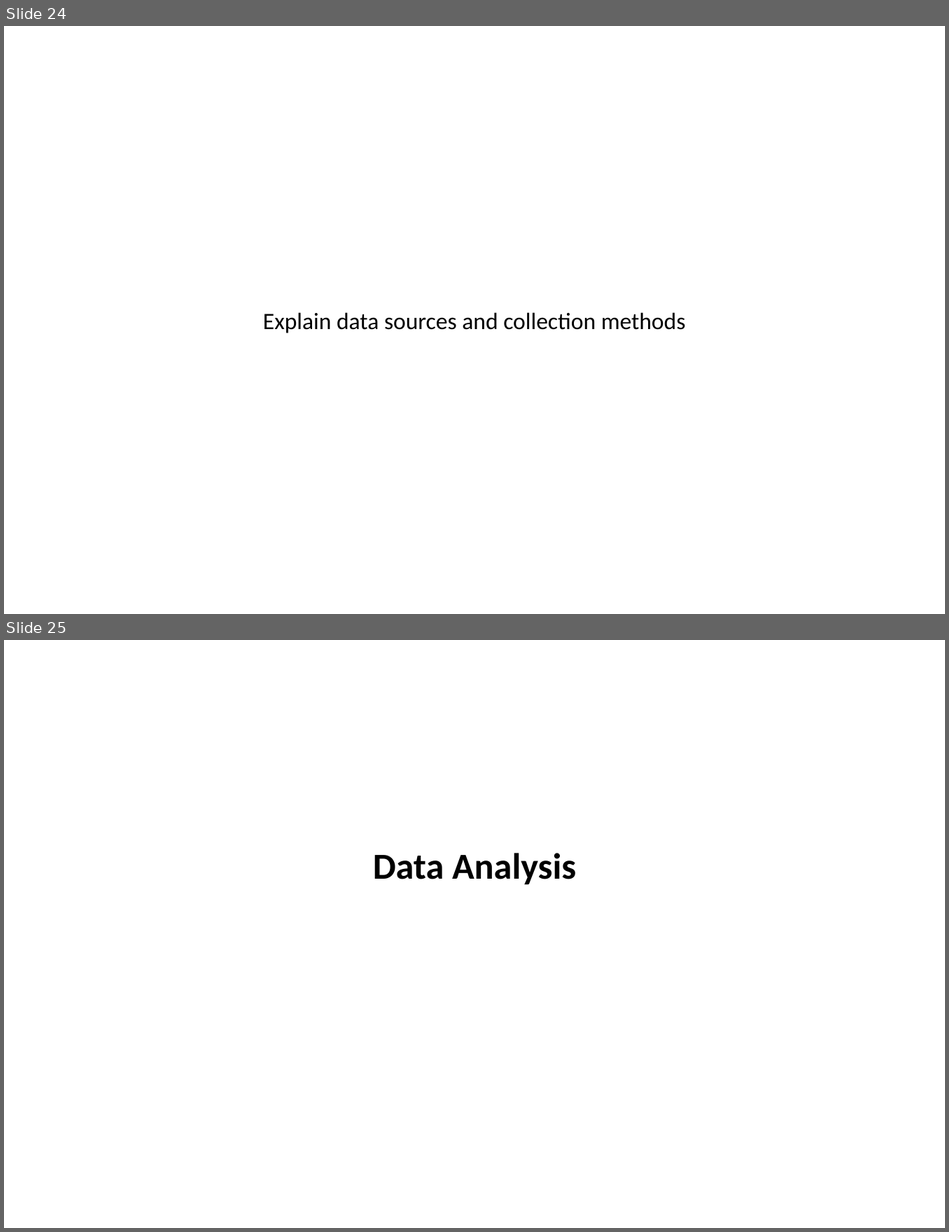
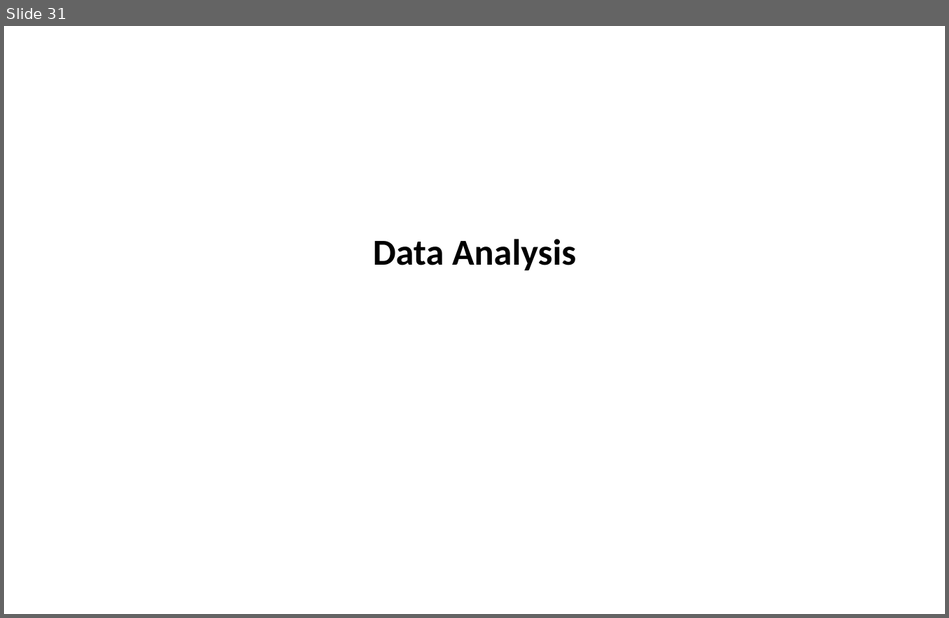
Before and after one commit to SLU-Courses-Townes/SOC5600, a slide deck: FinalProject/Presentation/Townes_SOC5600_FinalProject_Presentation.pptx. Shown one above the other, each under a label of ours: slides 24 and 25 before the commit, slide 31 after it. The pictures are 949x1232 and 949x618 pixels, drawn with LibreOffice and Linux fonts; fonts in the diff are those of the drawing. Boxes give left, top, right and bottom in pixels: in the first picture for what was removed or moved away, otherwise in the second. Text is boxed around its words. In the diff, an @@ line names an element or a change of style, - is before the commit and + after.

```diff
--- a/FinalProject/Presentation/Townes_SOC5600_FinalProject_Presentation.pptx
+++ b/FinalProject/Presentation/Townes_SOC5600_FinalProject_Presentation.pptx
@@ slide 24 removed at bbox=[4, 26, 945, 614], background #FFFFFF @@
@@ text removed at bbox=[263, 312, 686, 333] @@
-Explain data sources and collection methods
@@ what was slide 25 is now slide 31 @@
```
Also in this commit, not shown: 1 slide changed, 7 slides added.
